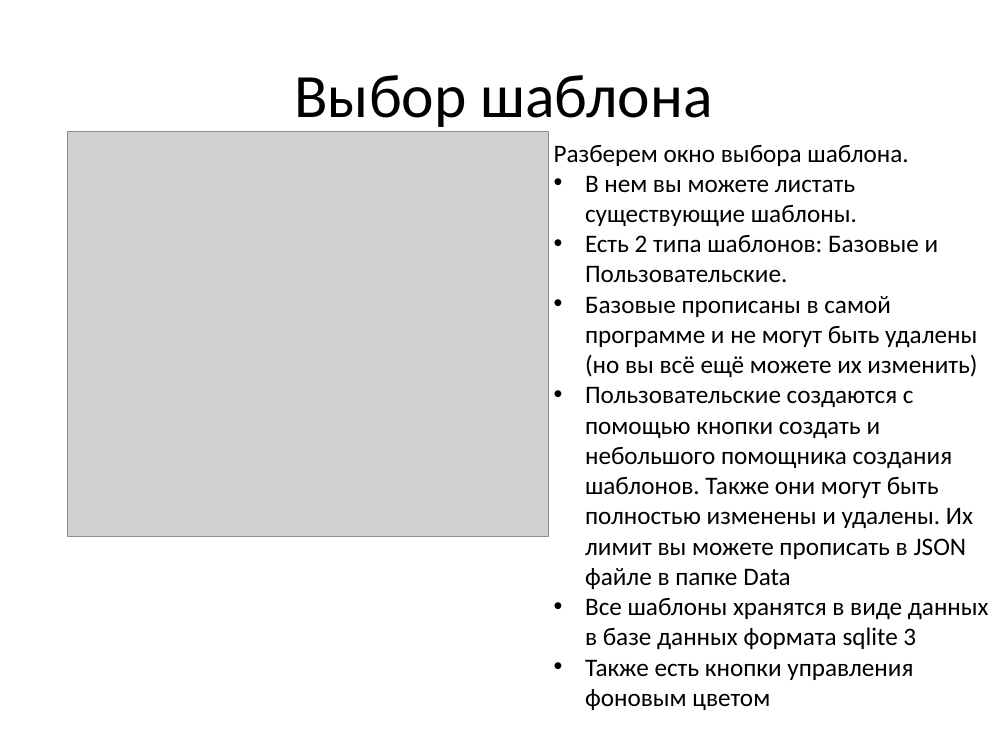
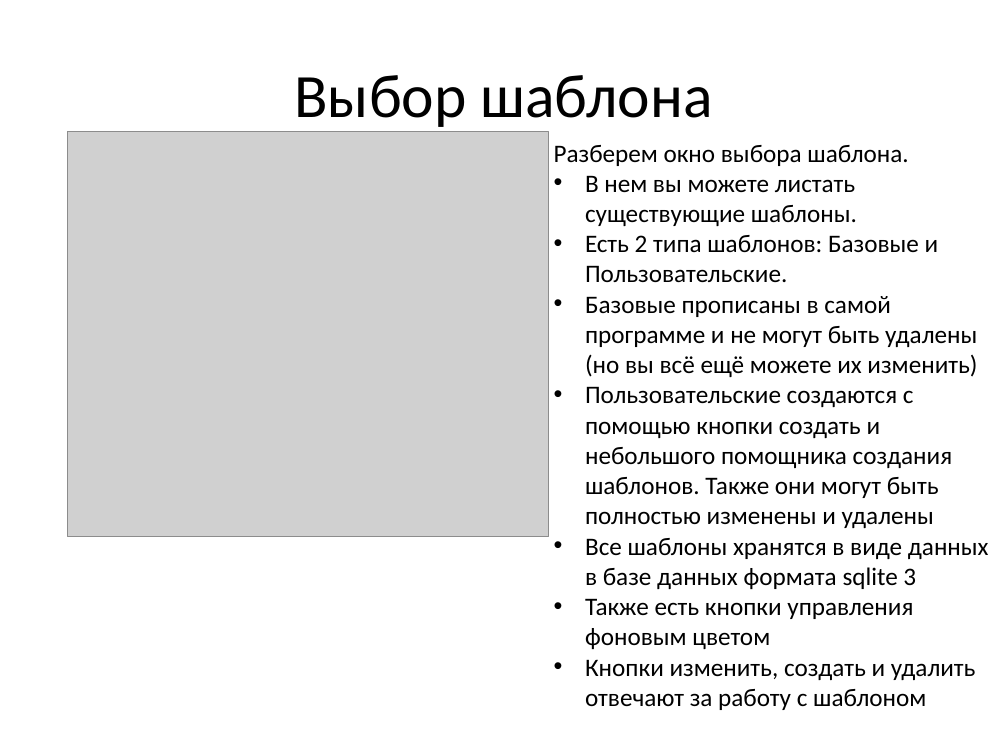
Before and after one commit to nelttjen/PyQT_project, a slide deck: slide 4 of PyQT_present.pptx. Drawn at 1008x756 pixels with LibreOffice and Linux fonts; fonts in the diff are those of the drawing; grey boxes stand for pictures. Boxes give left, top, right and bottom in pixels: in the first picture for what was removed or moved away, otherwise in the second. Text is boxed around its words. In the diff, an @@ line names an element or a change of style, - is before the commit and + after.

Commit message:
last + presentation

```diff
--- a/PyQT_present.pptx
+++ b/PyQT_present.pptx
@@ text at [585,386,953,528]: text changed @@
-• Пользовательские создаются с помощью кнопки создать и небольшого помощника создания шаблонов. Также они могут быть полностью изменены и удалены. Их лимит вы можете прописать в JSON файле в папке Data
+• Пользовательские создаются с помощью кнопки создать и небольшого помощника создания шаблонов. Также они могут быть полностью изменены и удалены
@@ text at [585,659,976,710]: paragraph added @@
+• Кнопки изменить, создать и удалить отвечают за работу с шаблоном
```
Also in this commit, not shown: 2 other slides changed, 7 slides added, 5 other files.
